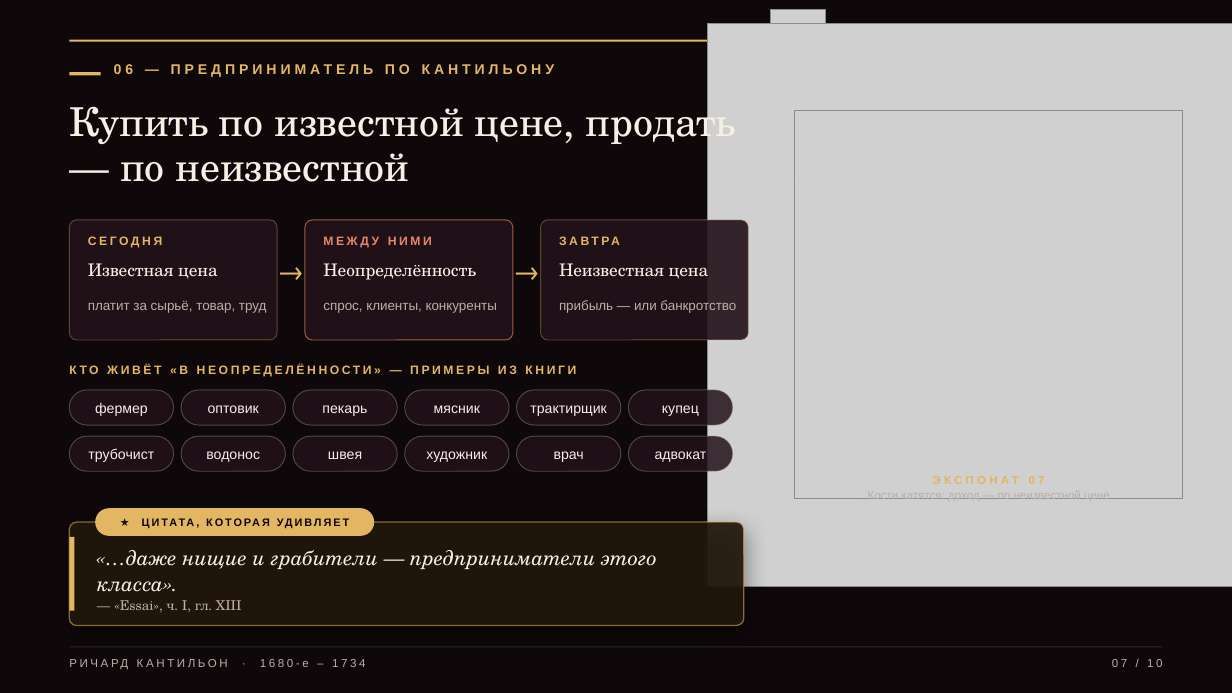
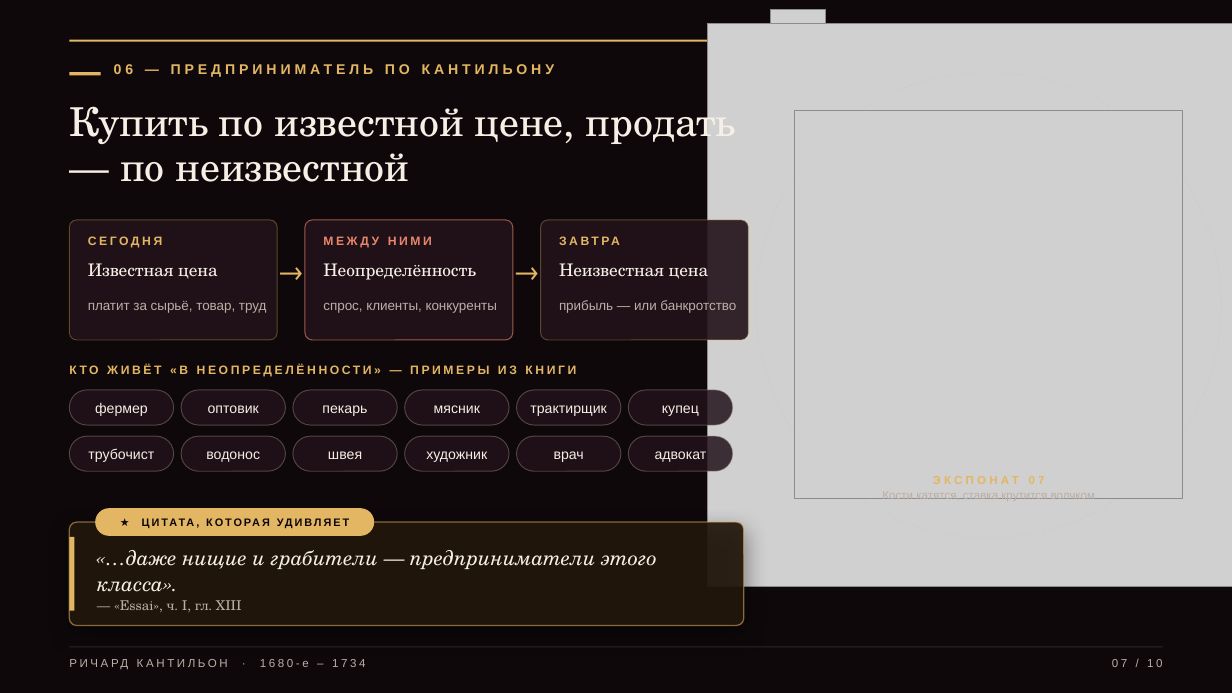
Before and after one commit to overbaffe1/omgGame, a slide deck: slide 7 of exports/cantillon-3d-presentation.pptx. Drawn at 1232x693 pixels with LibreOffice and Linux fonts; fonts in the diff are those of the drawing; grey boxes stand for pictures; background and template pictures are left out. Boxes give left, top, right and bottom in pixels: in the first picture for what was removed or moved away, otherwise in the second. Text is boxed around its words. In the diff, an @@ line names an element or a change of style, - is before the commit and + after.

```diff
--- a/exports/cantillon-3d-presentation.pptx
+++ b/exports/cantillon-3d-presentation.pptx
@@ text at (882, 493, 1095, 501): text changed @@
-Кости катятся: доход — по неизвестной цене
+Кости катятся, ставка крутится волчком
```
Also in this commit, not shown: 3 other slides changed, 16 other files.
